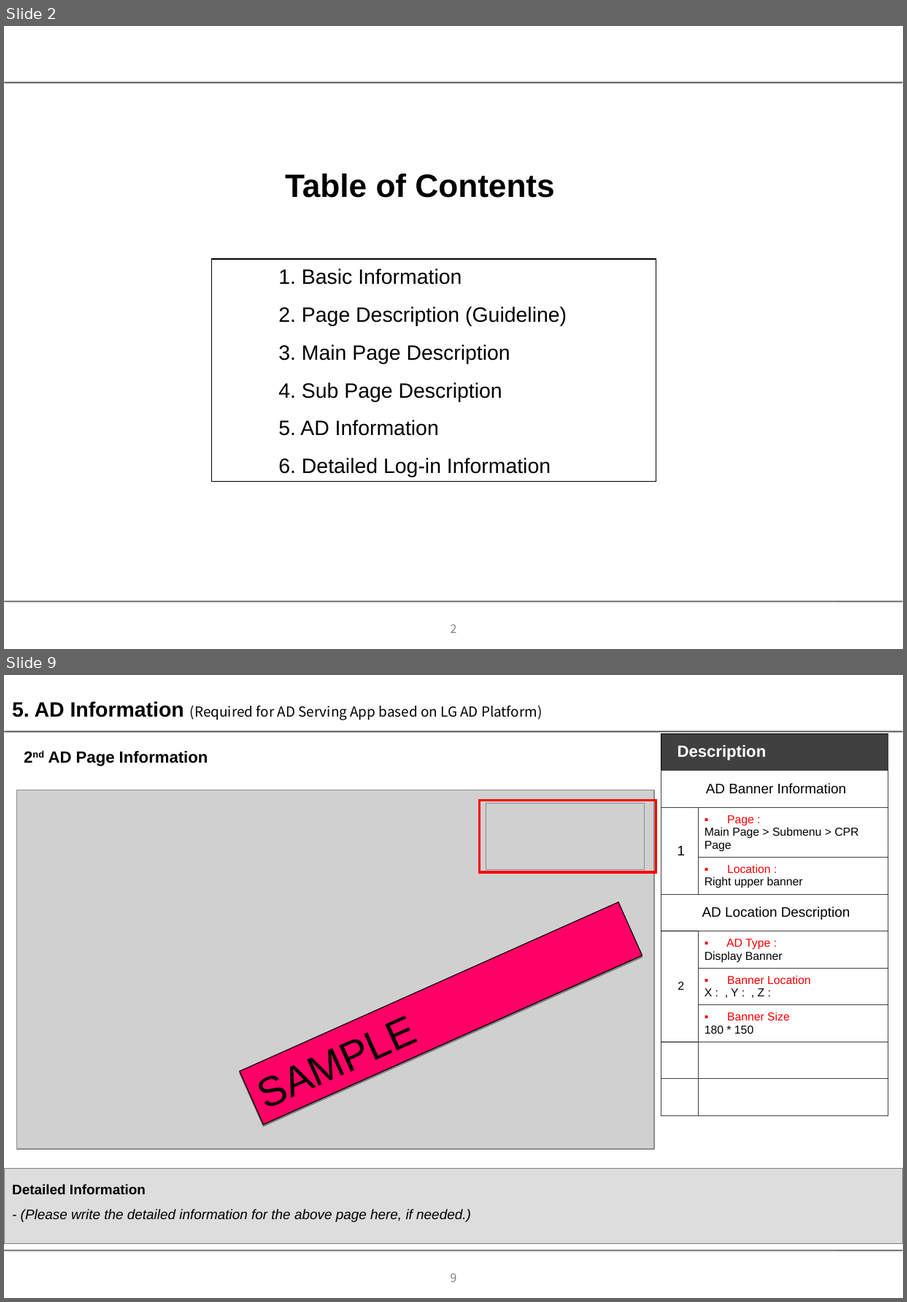
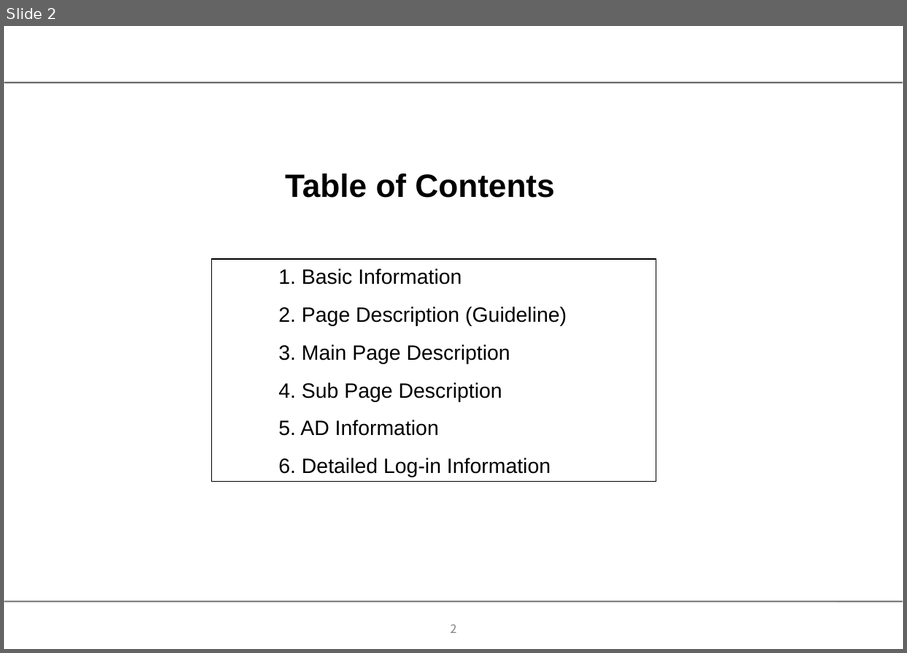
Before and after one commit to mervick/orangeeplayer, a slide deck: docs/documents for lg qa 3.0/app_description_3 0.ppt. Shown one above the other, each under a label of ours: slides 2 and 9 before the commit, slide 2 after it; the slides between them are not shown. The pictures are 907x1302 and 907x653 pixels, drawn with LibreOffice and Linux fonts; fonts in the diff are those of the drawing; grey boxes stand for pictures; background and template pictures are left out. Boxes give left, top, right and bottom in pixels: in the first picture for what was removed or moved away, otherwise in the second. Text is boxed around its words. In the diff, an @@ line names an element or a change of style, - is before the commit and + after.

```diff
--- a/docs/documents for lg qa 3.0/app_description_3 0.ppt
+++ b/docs/documents for lg qa 3.0/app_description_3 0.ppt
@@ slide 9 removed at <box>4,675,903,1298</box>, background #FFFFFF; not listed: 5 template elements that a slide beside it also shows @@
@@ text removed at <box>12,701,543,720</box> @@
-5. AD Information (Required for AD Serving App based on LG AD Platform)
@@ table removed at <box>661,733,889,1114</box>, 10 rows, 2 columns @@
-Description | 
-AD Banner Information | 
-1 | Page : / Main Page > Submenu > CPR Page
- | Location : / Right upper banner
-AD Location Description | 
-2 | AD Type : / Display Banner
- | Banner Location / X : , Y : , Z :
- | Banner Size / 180 * 150
- | 
- | 
@@ text removed at <box>49,751,208,766</box> @@
-2nd AD Page Information
@@ picture removed at <box>17,790,654,1149</box> @@
@@ rectangle removed at <box>479,801,656,872</box> @@
@@ picture removed at <box>486,803,644,869</box> @@
@@ rectangle removed at <box>240,902,643,1123</box> @@
-SAMPLE
@@ rectangle removed at <box>4,1168,903,1242</box> @@
-Detailed Information
-- (Please write the detailed information for the above page here, if needed.)
```
Also in this commit, not shown: 3 slides changed, 3 slides added, 5 other slides removed, 2 other files.
